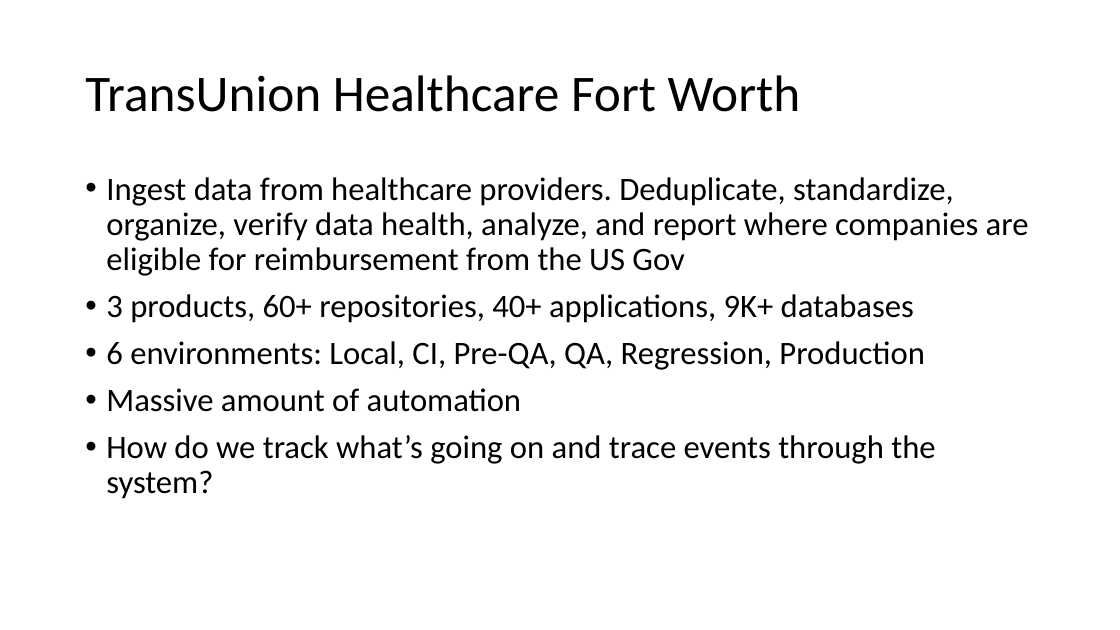
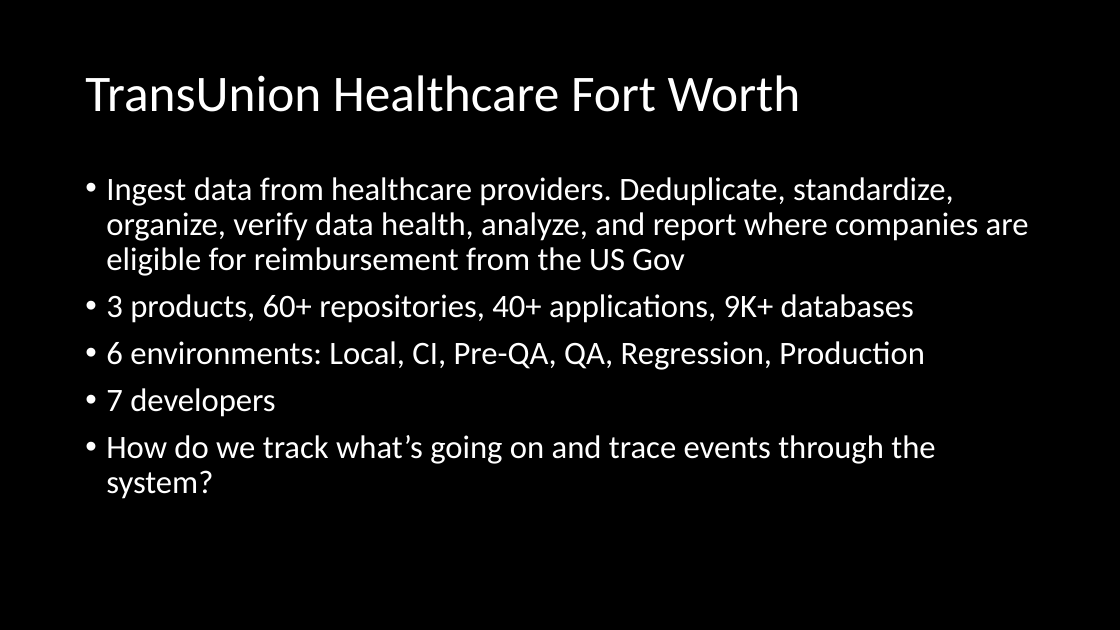
Before and after one commit to mason-mcglothlin/structured-logging-talk, a slide deck: slide 3 of StructuredLogging.pptx. Drawn at 1120x630 pixels with LibreOffice and Linux fonts; fonts in the diff are those of the drawing. Boxes give left, top, right and bottom in pixels: in the first picture for what was removed or moved away, otherwise in the second. Text is boxed around its words. In the diff, an @@ line names an element or a change of style, - is before the commit and + after.

```diff
--- a/StructuredLogging.pptx
+++ b/StructuredLogging.pptx
@@ background #FFFFFF to #000000 @@
@@ title "TransUnion Healthcare Fort Worth" at [85,75,801,112]: text colour #000000 to #FFFFFF @@
@@ text at [106,177,1029,499]: text colour #000000 to #FFFFFF @@
@@ text at [106,388,275,417]: text changed; text colour #000000 to #FFFFFF @@
-• Massive amount of automation
+• 7 developers
```
Also in this commit, not shown: 6 other slides changed.
